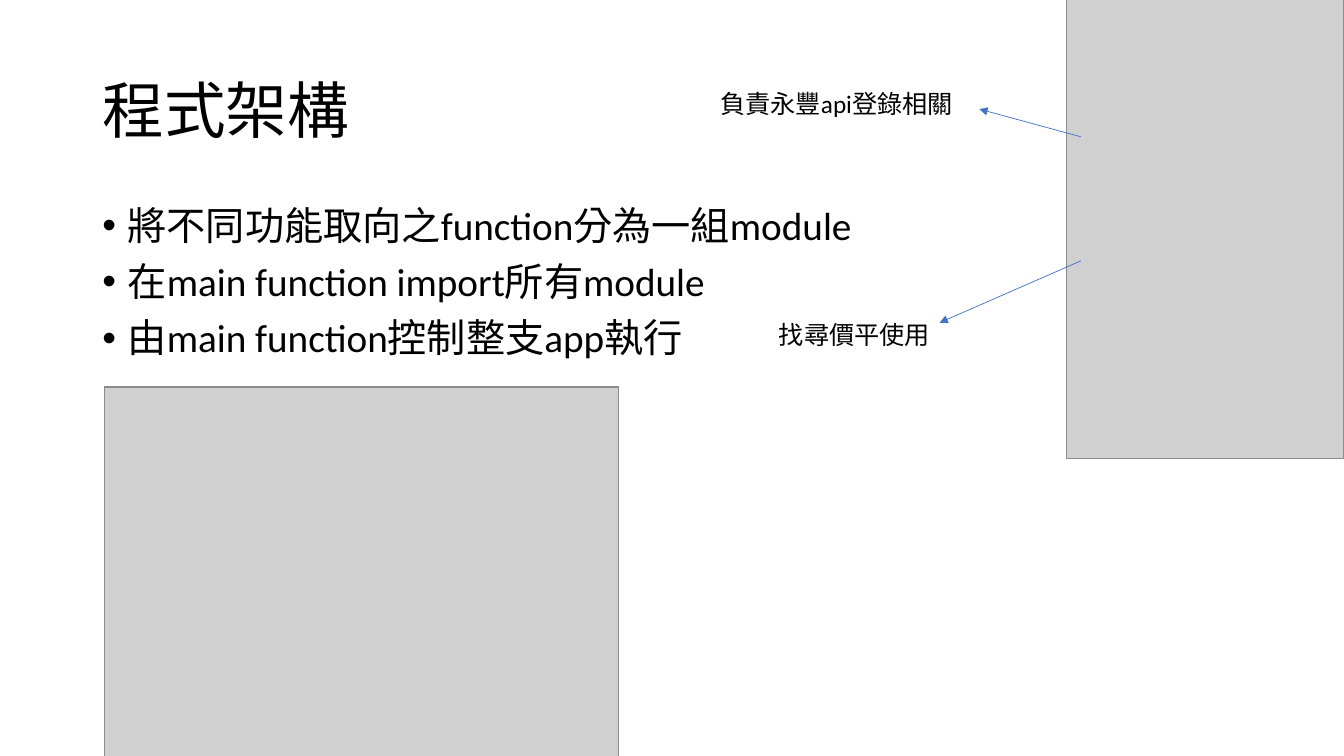
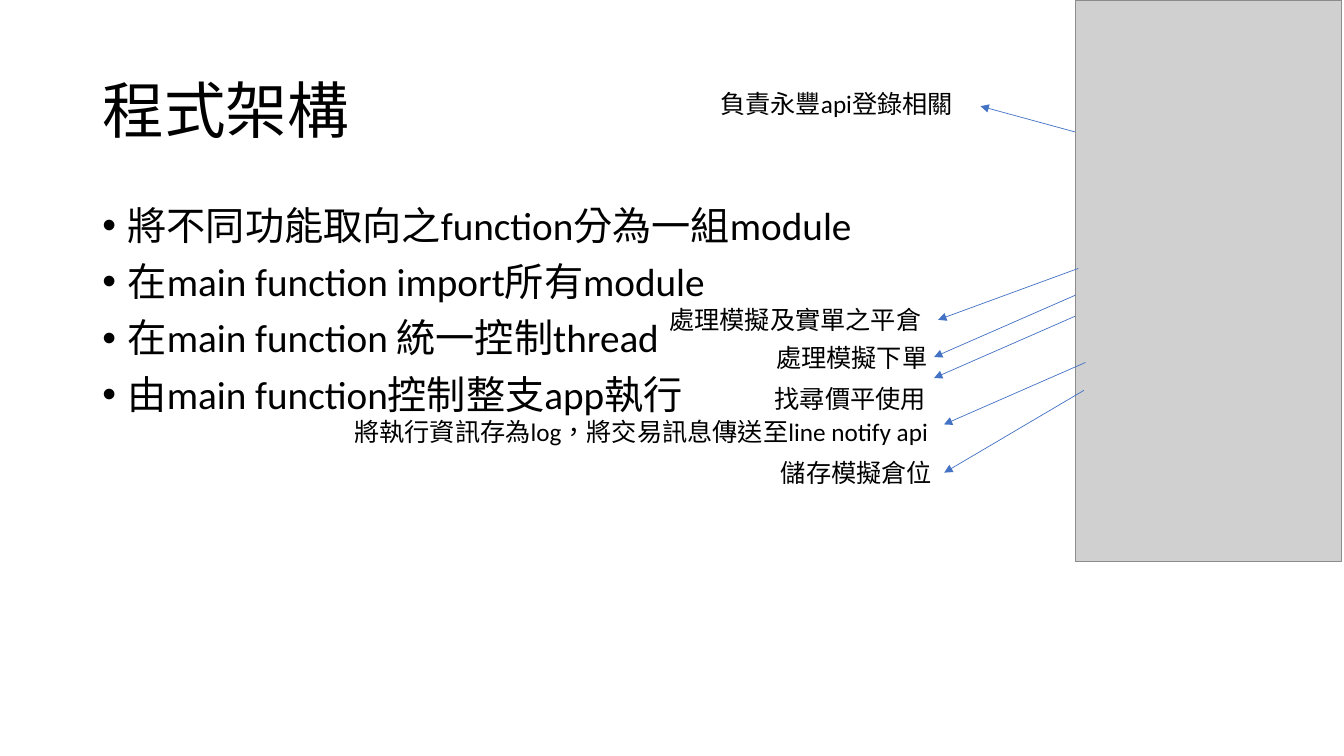
Before and after one commit to youthink0/shioaji-options, a slide deck: slide 3 of 選擇權自動化.pptx. Drawn at 1344x756 pixels with LibreOffice and Linux fonts; fonts in the diff are those of the drawing; grey boxes stand for pictures. Boxes give left, top, right and bottom in pixels: in the first picture for what was removed or moved away, otherwise in the second. Text is boxed around its words. In the diff, an @@ line names an element or a change of style, - is before the commit and + after.

```diff
--- a/選擇權自動化.pptx
+++ b/選擇權自動化.pptx
@@ picture: place and size @@
-picture at bbox=[1067, 0, 1344, 459]
+picture at bbox=[1076, 0, 1342, 562]
@@ arrow moved from (1081, 137) - (980, 109) to (1083, 134) - (981, 106) @@
@@ arrow added from (1079, 268) to (939, 320), #4472C4 0.5 pt @@
@@ arrow added from (1076, 295) to (935, 357), #4472C4 0.5 pt @@
@@ text at bbox=[128, 319, 659, 355]: paragraph added @@
+• 在main function 統一控制thread
@@ text added at bbox=[669, 307, 921, 331], 18 pt, text #000000 @@
+處理模擬及實單之平倉
@@ arrow moved from (1081, 261) - (940, 323) to (1076, 317) - (935, 378) @@
@@ text added at bbox=[776, 345, 927, 369], 18 pt, text #000000 @@
+處理模擬下單
@@ picture removed at bbox=[105, 387, 619, 756] @@
@@ text "找尋價平使用": place and size @@
-text "找尋價平使用" at bbox=[779, 322, 930, 346]
+text "找尋價平使用" at bbox=[775, 386, 926, 410]
@@ arrow added from (1086, 363) to (944, 424), #4472C4 0.5 pt @@
@@ text added at bbox=[354, 419, 928, 446], 18 pt, text #000000 @@
+將執行資訊存為log，將交易訊息傳送至line notify api
@@ arrow added from (1084, 390) to (945, 473), #4472C4 0.5 pt @@
@@ text added at bbox=[781, 460, 932, 484], 18 pt, text #000000 @@
+儲存模擬倉位
```
Also in this commit, not shown: 1 other slide changed, 9 slides added, 9 other files.
